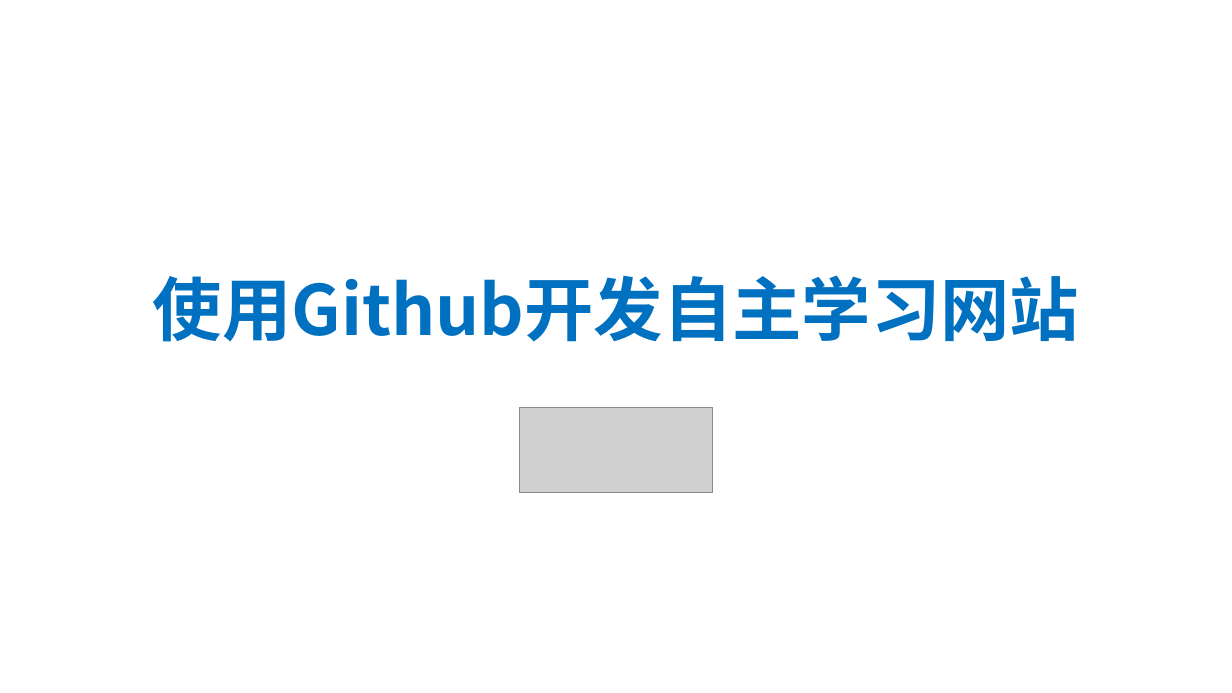
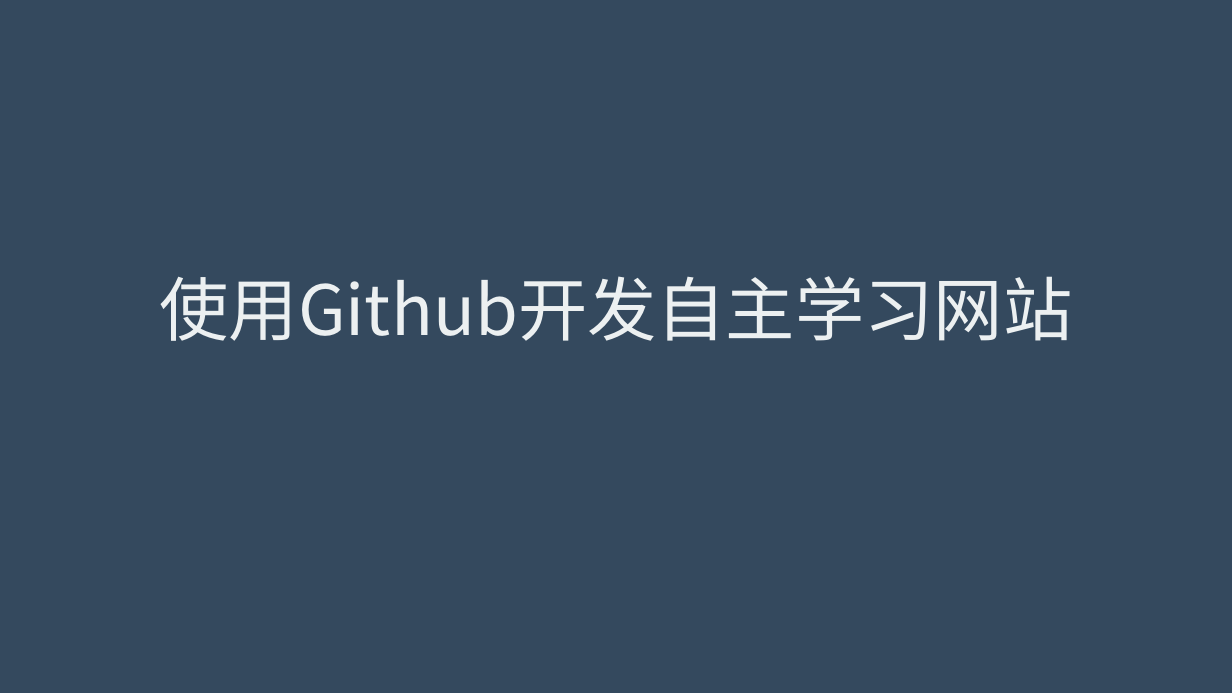
Before and after one commit to zouyusky/IS-Courses, a slide deck: slide 1 of C0_for_teacher/assets/docs/使用Github开发自主学习网站.pptx. Drawn at 1232x693 pixels with LibreOffice and Linux fonts; fonts in the diff are those of the drawing; grey boxes stand for pictures. Boxes give left, top, right and bottom in pixels: in the first picture for what was removed or moved away, otherwise in the second. Text is boxed around its words. In the diff, an @@ line names an element or a change of style, - is before the commit and + after.

```diff
--- a/C0_for_teacher/assets/docs/使用Github开发自主学习网站.pptx
+++ b/C0_for_teacher/assets/docs/使用Github开发自主学习网站.pptx
@@ background #FFFFFF to #34495E @@
@@ title "使用Github开发自主学习网站": place and size @@
-title "使用Github开发自主学习网站" at <box>153,275,1079,342</box>
+title "使用Github开发自主学习网站" at <box>160,276,1073,341</box>
@@ title "使用Github开发自主学习网站" at <box>160,276,1073,341</box>: text colour #0070C0 to #ECF0F1, bold off @@
@@ picture removed at <box>519,408,714,493</box> @@
```
Also in this commit, not shown: 22 other slides changed, 1 other file.
